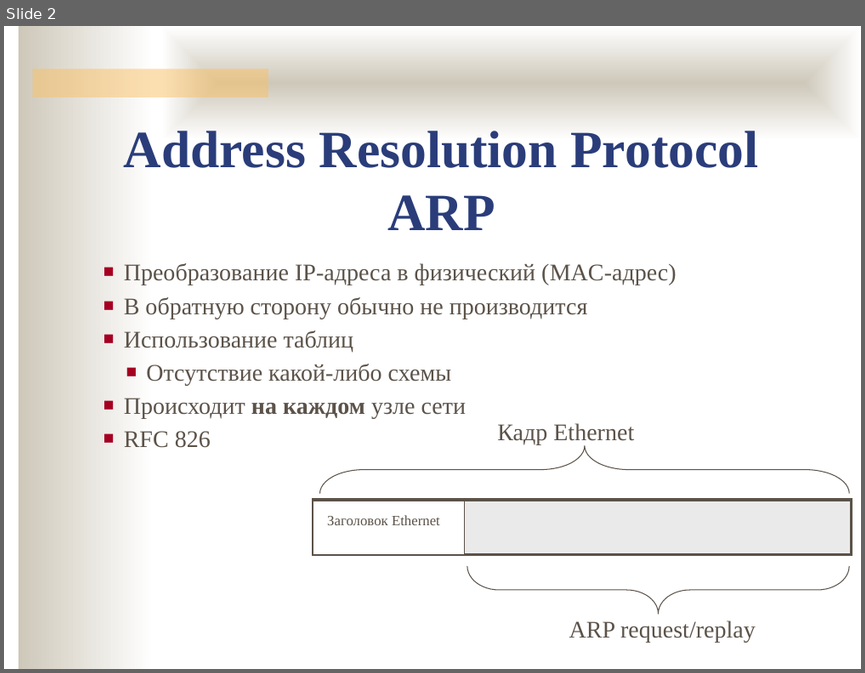
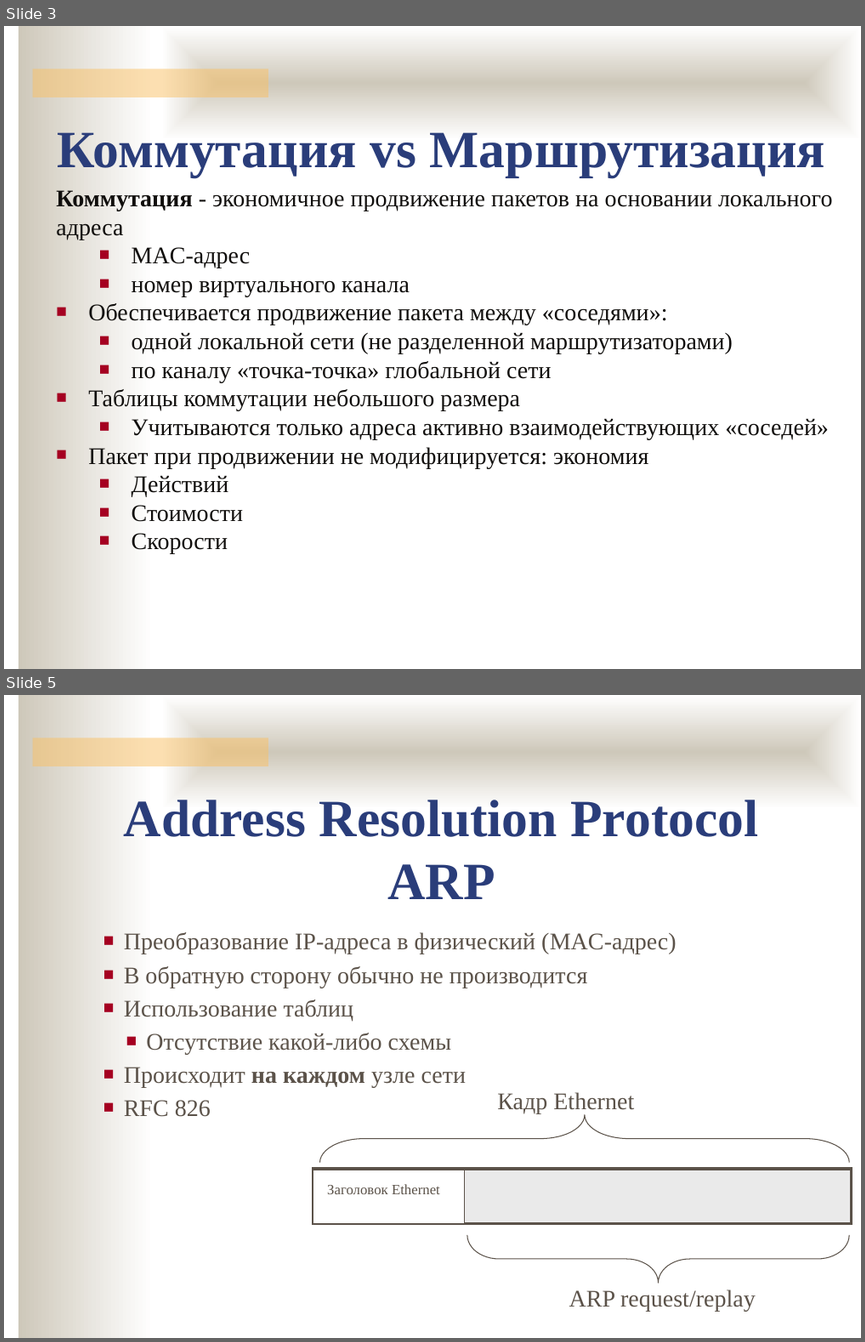
Before and after one commit to ukoloff/nets, a slide deck: 10.pptx. Shown one above the other, each under a label of ours: slide 2 before the commit, slides 3 and 5 after it; the slides between them are not shown. The pictures are 865x673 and 865x1342 pixels, drawn with LibreOffice and Linux fonts; fonts in the diff are those of the drawing; background and template pictures are left out. Boxes give left, top, right and bottom in pixels: in the first picture for what was removed or moved away, otherwise in the second. Text is boxed around its words. In the diff, an @@ line names an element or a change of style, - is before the commit and + after.

```diff
--- a/10.pptx
+++ b/10.pptx
@@ slide 3 added at (x1=4, y1=26, x2=861, y2=669), background #FFFFFF; not listed: 3 template elements that a slide beside it also shows @@
@@ text added at (x1=58, y1=132, x2=825, y2=177), 44 pt, text #2A3D7A, bold @@
+Коммутация vs Маршрутизация
@@ text added at (x1=56, y1=190, x2=833, y2=554), 20 pt, text #100E0C @@
+Коммутация - экономичное продвижение пакетов на основании локального адреса
+  ■ MAC-адрес
+  ■ номер виртуального канала
+■ Обеспечивается продвижение пакета между «соседями»:
+  ■ одной локальной сети (не разделенной маршрутизаторами)
+  ■ по каналу «точка-точка» глобальной сети
+■ Таблицы коммутации небольшого размера
+  ■ Учитываются только адреса активно взаимодействующих «соседей»
+■ Пакет при продвижении не модифицируется: экономия
+  ■ Действий
+  ■ Стоимости
+  ■ Скорости
@@ what was slide 2 is now slide 5 @@
```
Also in this commit, not shown: 2 other slides added, 1 other file.
